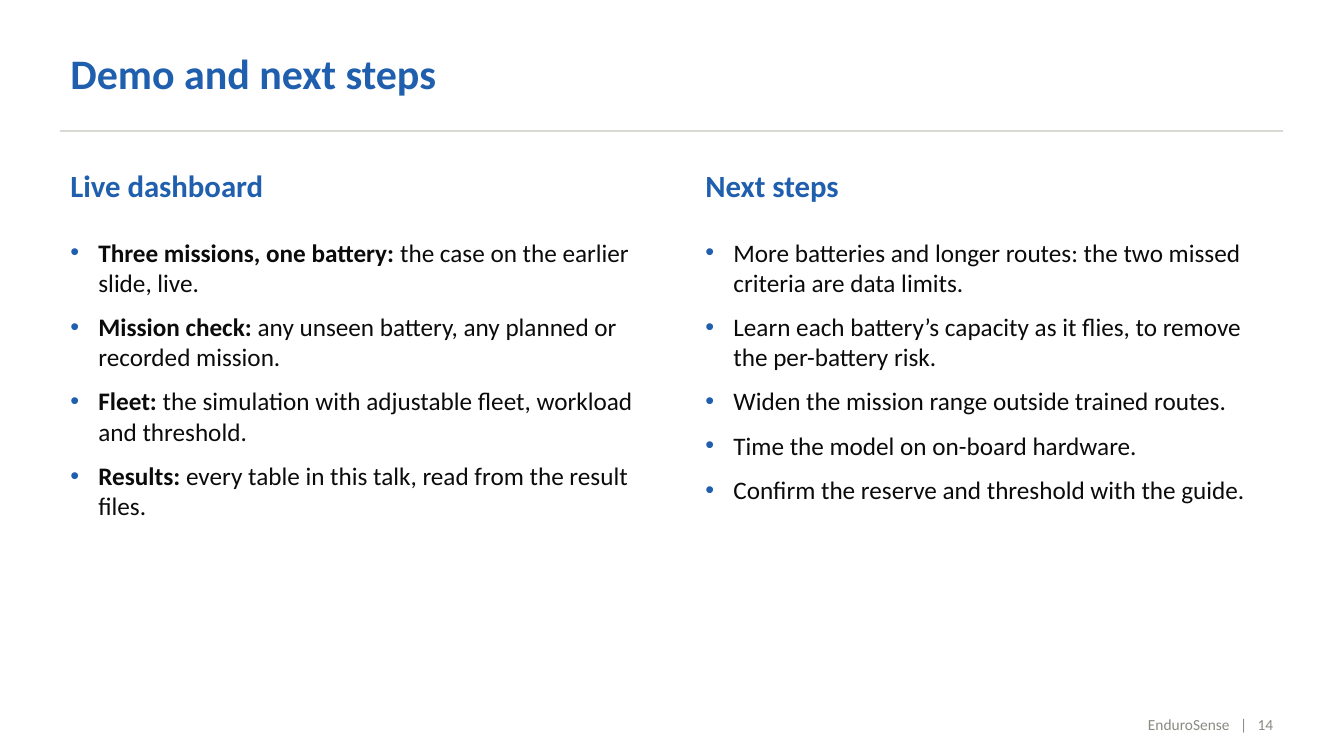
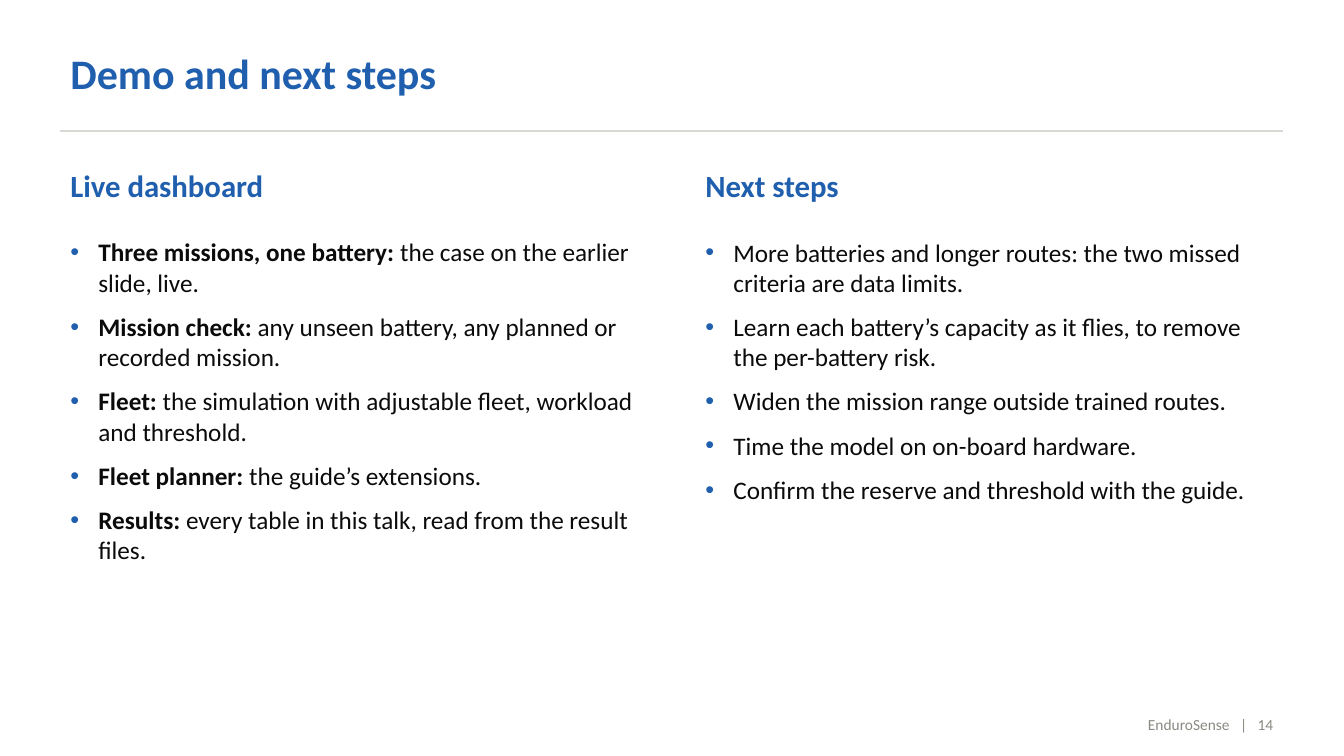
Before and after one commit to AdityaH1305/EnduroSense, a slide deck: slide 14 of docs/EnduroSense_Slides.pptx. Drawn at 1344x756 pixels with LibreOffice and Linux fonts; fonts in the diff are those of the drawing. Boxes give left, top, right and bottom in pixels: in the first picture for what was removed or moved away, otherwise in the second. Text is boxed around its words. In the diff, an @@ line names an element or a change of style, - is before the commit and + after.

Commit message:
Phase 9: guide's extensions - energy-aware fleet planner and edge-computing choice (simulated on real batteries and missions), criteria fixed beforehand, one logged test run; report, slides, dashboard, overview, demo script and study guide updated

```diff
--- a/docs/EnduroSense_Slides.pptx
+++ b/docs/EnduroSense_Slides.pptx
@@ text at (98, 467, 481, 490): paragraph added @@
+• Fleet planner: the guide’s extensions.
```
Also in this commit, not shown: 6 other files.
